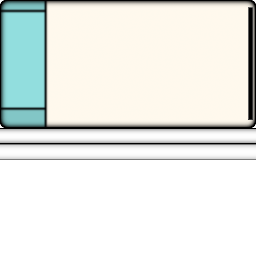
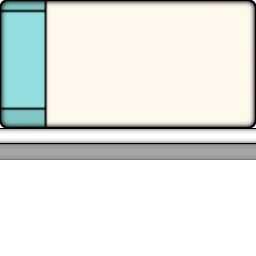
The second (256, 256) image is a revision of the first. Changes to its layers:
"Layer #11": opacity 52% → 100%, painted on it, unmasked it over [0, 145, 256, 159]
removed layer "Layer #12" from group "Layer Group" over [248, 7, 253, 120]
